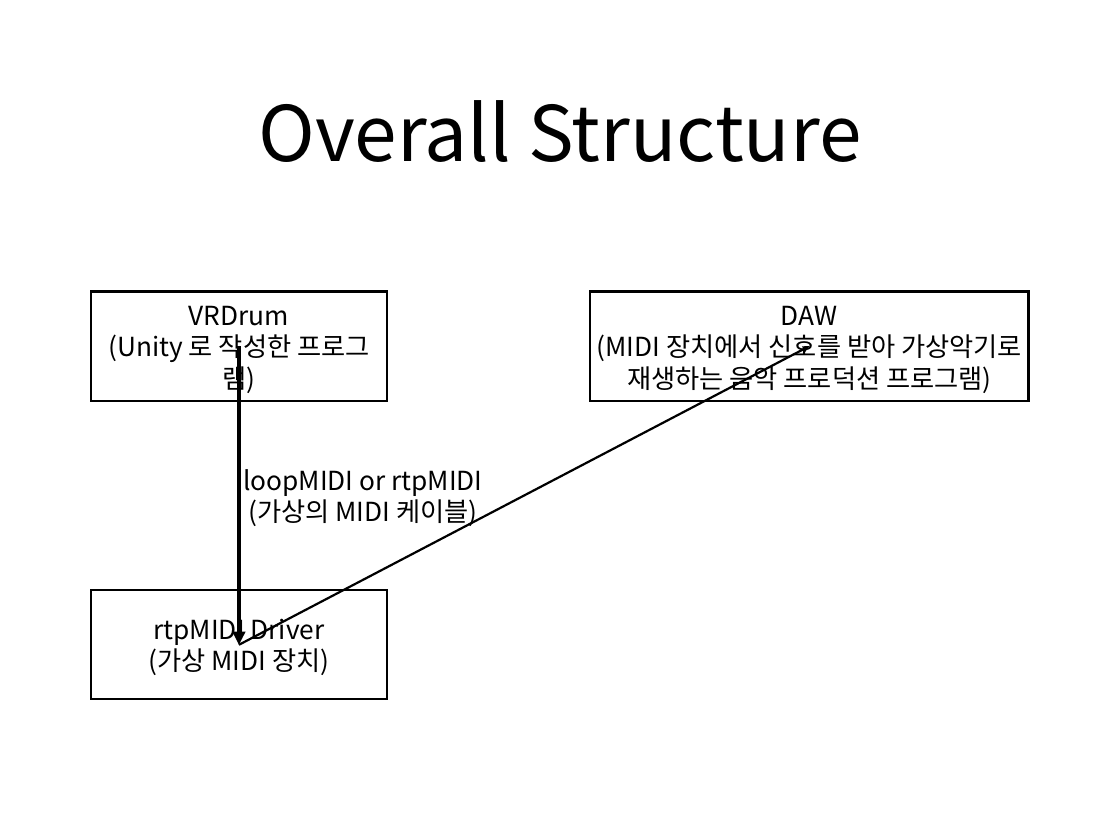
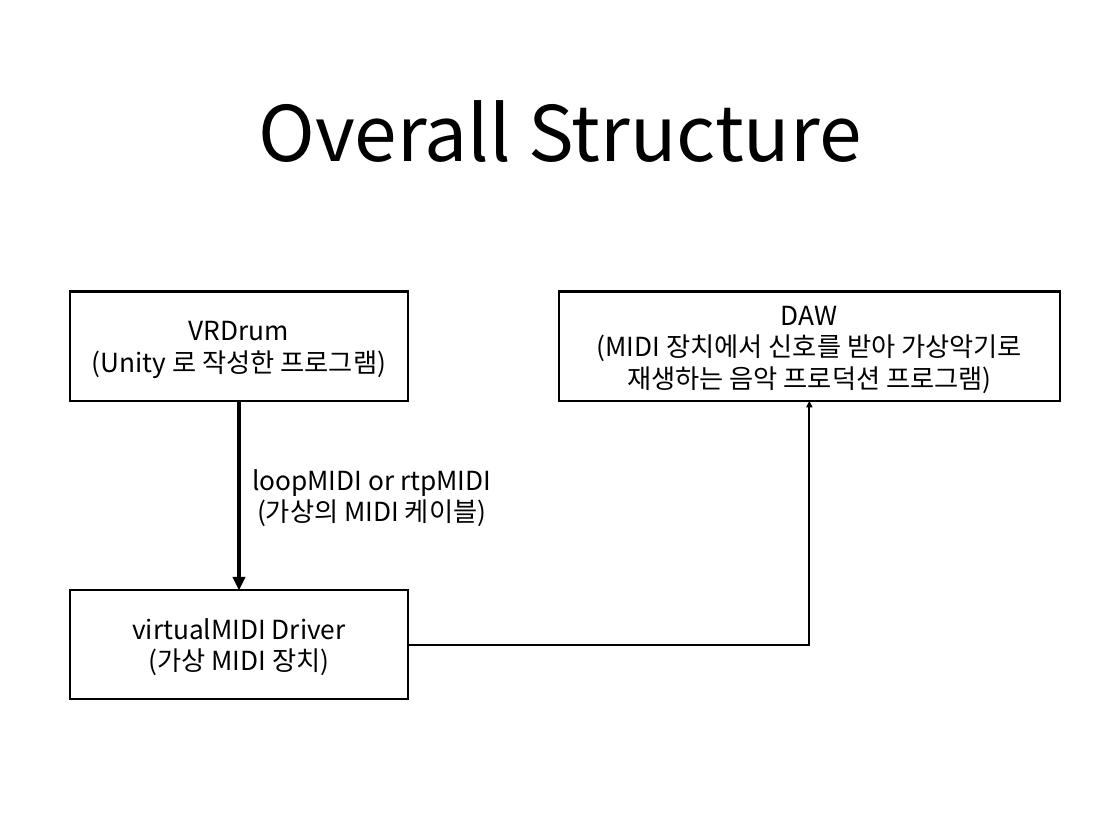
Before and after one commit to jeongmin96/VRDrum, a slide deck: slide 1 of 설계1_중간발표/설계_중간발표_알고리즘설명.pptx. Drawn at 1120x840 pixels with LibreOffice and Linux fonts; fonts in the diff are those of the drawing. Boxes give left, top, right and bottom in pixels: in the first picture for what was removed or moved away, otherwise in the second. Text is boxed around its words. In the diff, an @@ line names an element or a change of style, - is before the commit and + after.

```diff
--- a/설계1_중간발표/설계_중간발표_알고리즘설명.pptx
+++ b/설계1_중간발표/설계_중간발표_알고리즘설명.pptx
@@ rectangle "VRDrum": place and size @@
-rectangle "VRDrum" at <box>91,291,387,401</box>
+rectangle "VRDrum" at <box>70,291,408,401</box>
@@ rectangle "DAW": place and size @@
-rectangle "DAW" at <box>590,291,1029,401</box>
+rectangle "DAW" at <box>558,291,1060,401</box>
@@ arrow removed from (239, 645) to (810, 347) @@
@@ arrow moved from (239, 347) - (239, 645) to (239, 401) - (239, 590) @@
@@ elbow arrow added from (408, 645) to (810, 401), #000000 2 pt @@
@@ text "loopMIDI or rtpMIDI": place and size @@
-text "loopMIDI or rtpMIDI" at <box>243,469,482,528</box>
+text "loopMIDI or rtpMIDI" at <box>252,469,491,526</box>
@@ rectangle "virtualMIDI Driver": place and size @@
-rectangle "virtualMIDI Driver" at <box>91,590,387,699</box>
+rectangle "virtualMIDI Driver" at <box>70,590,408,699</box>
@@ text in rectangle at <box>132,618,346,640</box>: text changed @@
-rtpMIDI Driver
+virtualMIDI Driver
```
Also in this commit, not shown: 2 other slides changed.
